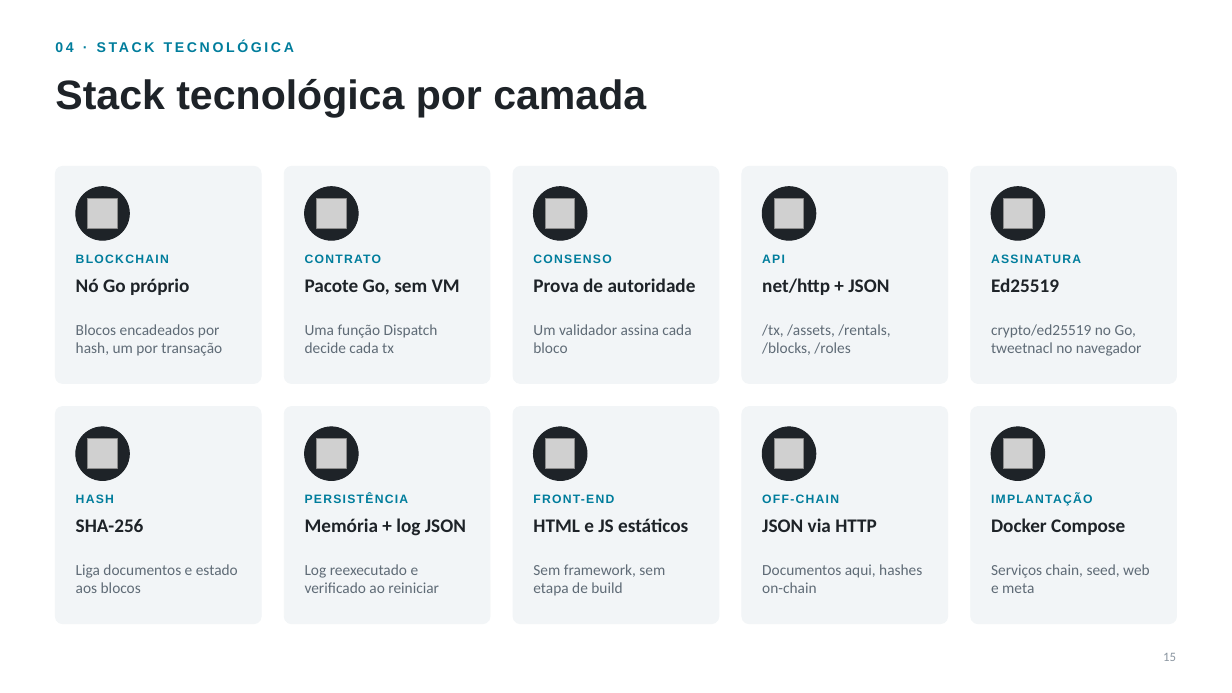
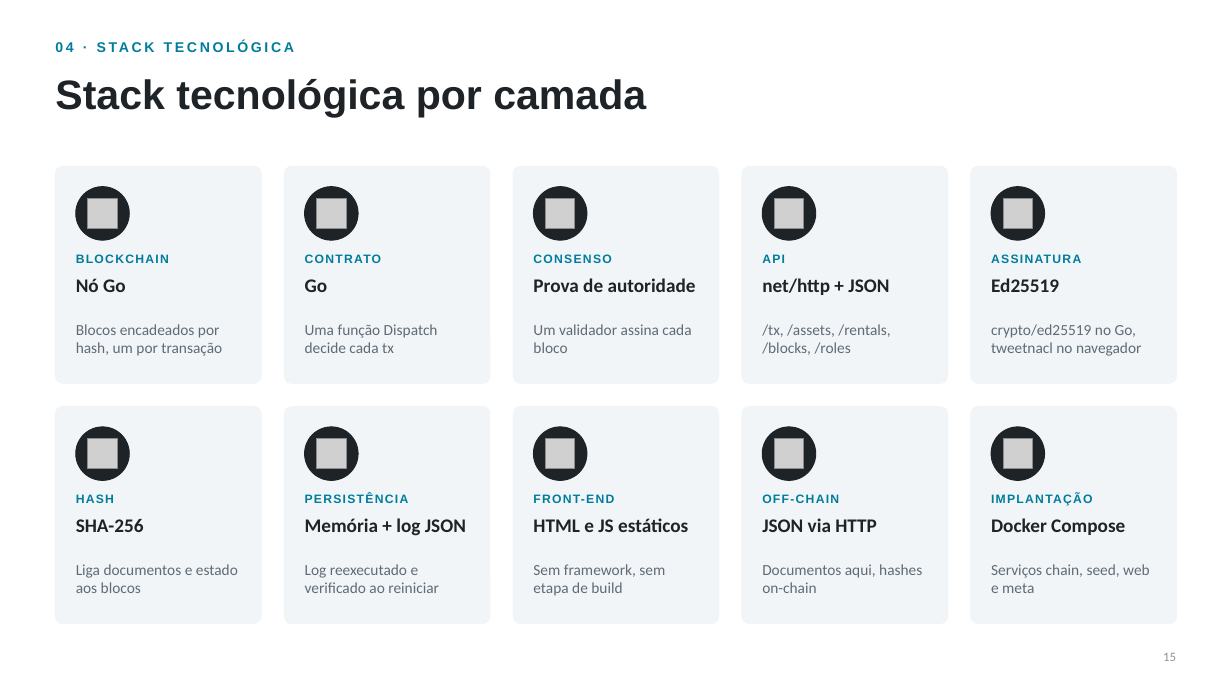
Before and after one commit to bergsantana/blockchain-tokenization, a slide deck: slide 15 of car-rental-blockchain-pt-br.pptx. Drawn at 1232x693 pixels with LibreOffice and Linux fonts; fonts in the diff are those of the drawing; grey boxes stand for pictures. Boxes give left, top, right and bottom in pixels: in the first picture for what was removed or moved away, otherwise in the second. Text is boxed around its words. In the diff, an @@ line names an element or a change of style, - is before the commit and + after.

```diff
--- a/car-rental-blockchain-pt-br.pptx
+++ b/car-rental-blockchain-pt-br.pptx
@@ text at (x1=76, y1=278, x2=126, y2=292): text changed @@
-Nó Go próprio
+Nó Go
@@ text at (x1=305, y1=279, x2=328, y2=292): text changed @@
-Pacote Go, sem VM
+Go
```
Also in this commit, not shown: 7 other slides changed, 2 other files.
